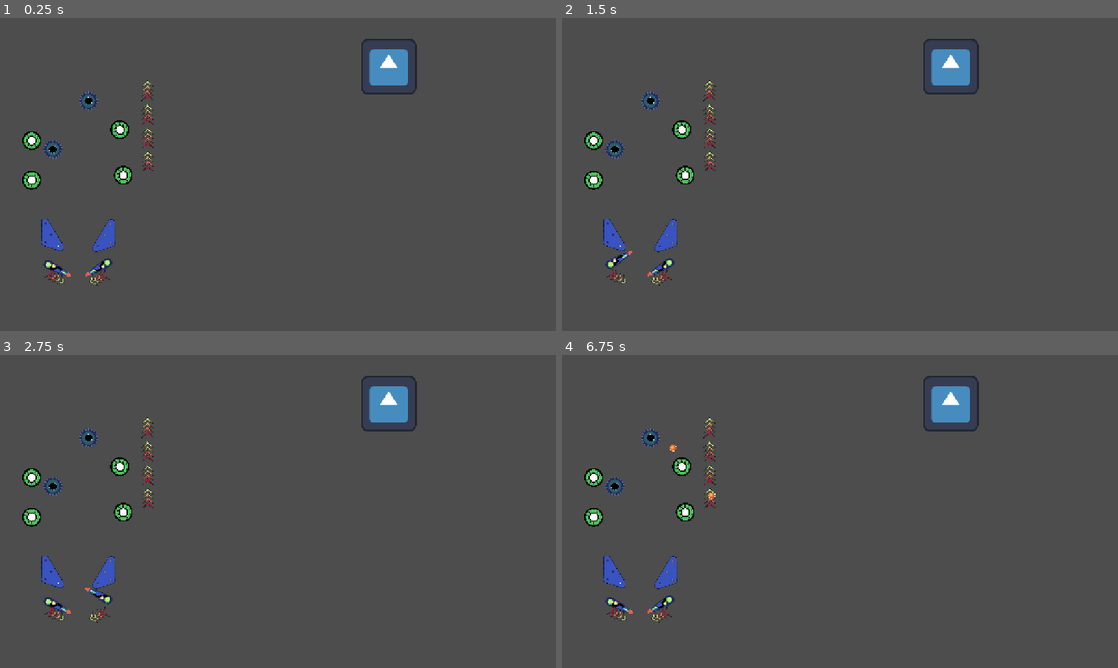
Above: before the commit, frames 1-4 (two rows, left to right).
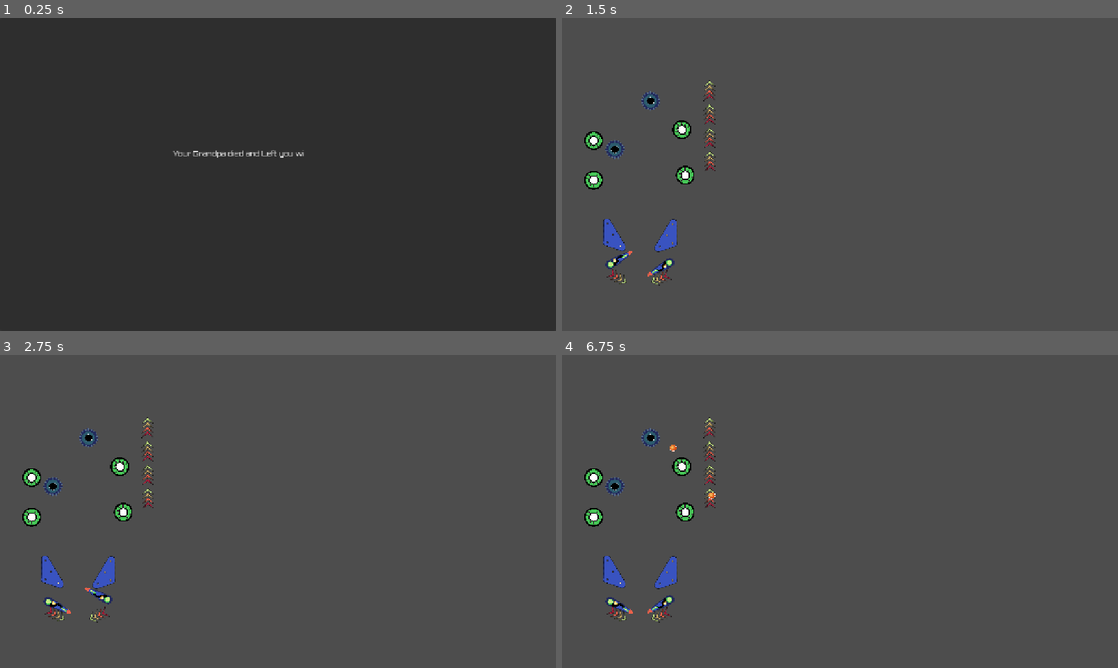
Above: after the commit, the same moments.

Repository: panorb/ludum-dare-60
Game: Godot game, scene res://world.tscn
Two runs of this game, one before a commit and one after it. Both use one fixed random seed, a clock stepped at 60 frames per second and the inputs below. The engine's default icon, where the game draws it, is replaced by a stand-in: a white triangle on a blue panel in a dark square.
Inputs:
- Up to frame 1 (0.25 s): no input
- Up to frame 2 (1.5 s): tap Enter (ui_accept) at 0.5, 0.77, 1.25 s; hold Right (ui_right) 0.53-1.28 s; hold Left (ui_left) from 1.28 s (still down)
- Up to frame 3 (2.75 s): tap Enter (ui_accept) at 1.52, 2 s; release Left (ui_left) at 2.03 s; hold Right (ui_right) from 2.03 s (still down)
- Up to frame 4 (6.75 s): tap Enter (ui_accept) at 2.75, 3.02, 3.5, 3.77, 4.25, 4.52, 6.02 s; release Right (ui_right) at 2.78 s; hold Up (ui_up) 2.78-3.53 s; hold Left (ui_left) 3.53-5.78 s; hold Right (ui_right) 5.78-6.53 s; hold Up (ui_up) from 6.53 s (still down)

The runs differ from the first frame. In frame 1, 100% of the frame differs, in the area x 0-100%, y 0-100%; in frame 2, 1.0%; in frame 3, 1.0%; in frame 4, 1.0%.

Commit message:
Add scene shift from intro to game

Diff:
--- a/godot/world.gd
+++ b/godot/world.gd
@@ -1 +1,32 @@
-extends Node2D
+class_name World
+
+extends Node
+
+const INTRO_SCENE := preload("res://intro/intro.tscn");
+const GAME_SCENE := preload("res://game.tscn");
+
+var current_scene_node: Node;
+var current_scene : Resource:
+	set(new_scene_ressource):
+		if self.current_scene_node:
+			self.current_scene_node.queue_free();
+
+		var next_scene_node
+		match new_scene_ressource:
+			INTRO_SCENE:
+				var intro_canvas_layer := %IntroCanvasLayer
+				var intro_scene := INTRO_SCENE.instantiate();
+				intro_scene.finisched.connect(_on_intro_finisched);
+				self.add_child(intro_scene);
+				next_scene_node = intro_scene;
+			GAME_SCENE:
+				var game_scene := GAME_SCENE.instantiate();
+				self.add_child(game_scene);
+				next_scene_node = game_scene;
+
+		self.current_scene_node = next_scene_node;
+func _ready() -> void:
+	self.current_scene = INTRO_SCENE
+
+func _on_intro_finisched():
+	self.current_scene = GAME_SCENE;
--- a/godot/world.tscn
+++ b/godot/world.tscn
@@ -1,14 +1,6 @@
 [gd_scene format=3 uid="uid://ce7qkpyu8368y"]
 
 [ext_resource type="Script" uid="uid://bwn4gpbmkmriy" path="res://world.gd" id="1_f3sb7"]
-[ext_resource type="Texture2D" uid="uid://biyu0bcpw1ns4" path="res://icon.svg" id="2_fj7yv"]
-[ext_resource type="PackedScene" uid="uid://fkfmv77kd7cv" path="res://game.tscn" id="3_tlwt5"]
 
-[node name="World" type="Node2D" unique_id=1524759879]
+[node name="World" type="Node" unique_id=1890837714]
 script = ExtResource("1_f3sb7")
-
-[node name="Icon" type="Sprite2D" parent="." unique_id=50713382]
-position = Vector2(895, 112)
-texture = ExtResource("2_fj7yv")
-
-[node name="Game" parent="." unique_id=1436896192 instance=ExtResource("3_tlwt5")]
